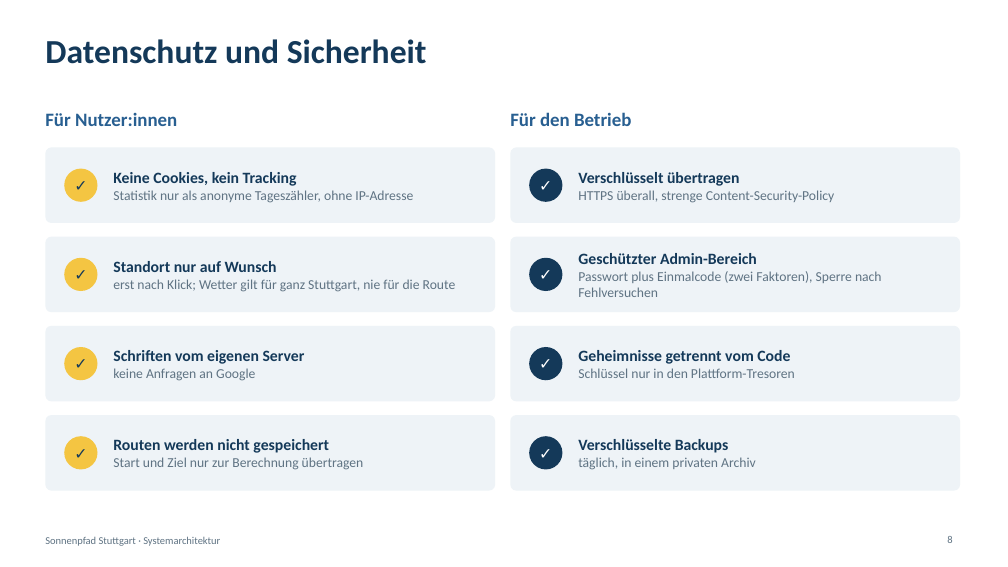
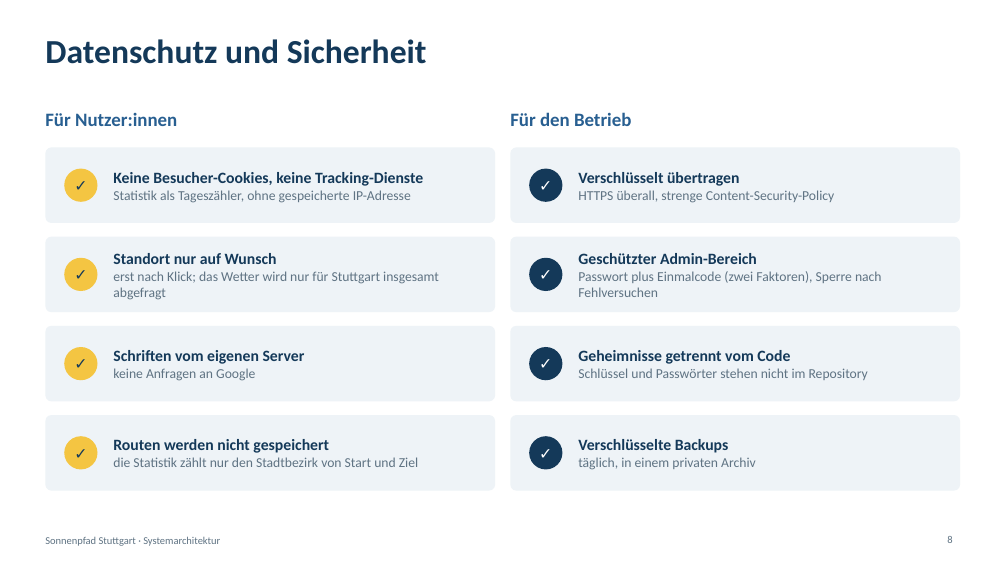
Before and after one commit to Reza-Bakhshi7/sonnenpfad-stuttgart, a slide deck: slide 8 of docs/architektur/Sonnenpfad-Systemarchitektur.pptx. Drawn at 1008x567 pixels with LibreOffice and Linux fonts; fonts in the diff are those of the drawing. Boxes give left, top, right and bottom in pixels: in the first picture for what was removed or moved away, otherwise in the second. Text is boxed around its words. In the diff, an @@ line names an element or a change of style, - is before the commit and + after.

```diff
--- a/docs/architektur/Sonnenpfad-Systemarchitektur.pptx
+++ b/docs/architektur/Sonnenpfad-Systemarchitektur.pptx
@@ text at (113,172,423,203): text changed @@
-Keine Cookies, kein Tracking
-Statistik nur als anonyme Tageszähler, ohne IP-Adresse
+Keine Besucher-Cookies, keine Tracking-Dienste
+Statistik als Tageszähler, ohne gespeicherte IP-Adresse
@@ text at (113,271,439,300): text changed @@
-erst nach Klick; Wetter gilt für ganz Stuttgart, nie für die Route
+erst nach Klick; das Wetter wird nur für Stuttgart insgesamt abgefragt
@@ text at (578,368,868,380): text changed @@
-Schlüssel nur in den Plattform-Tresoren
+Schlüssel und Passwörter stehen nicht im Repository
@@ text at (113,457,418,467): text changed @@
-Start und Ziel nur zur Berechnung übertragen
+die Statistik zählt nur den Stadtbezirk von Start und Ziel
```
Also in this commit, not shown: 7 other slides changed, 32 other files.
